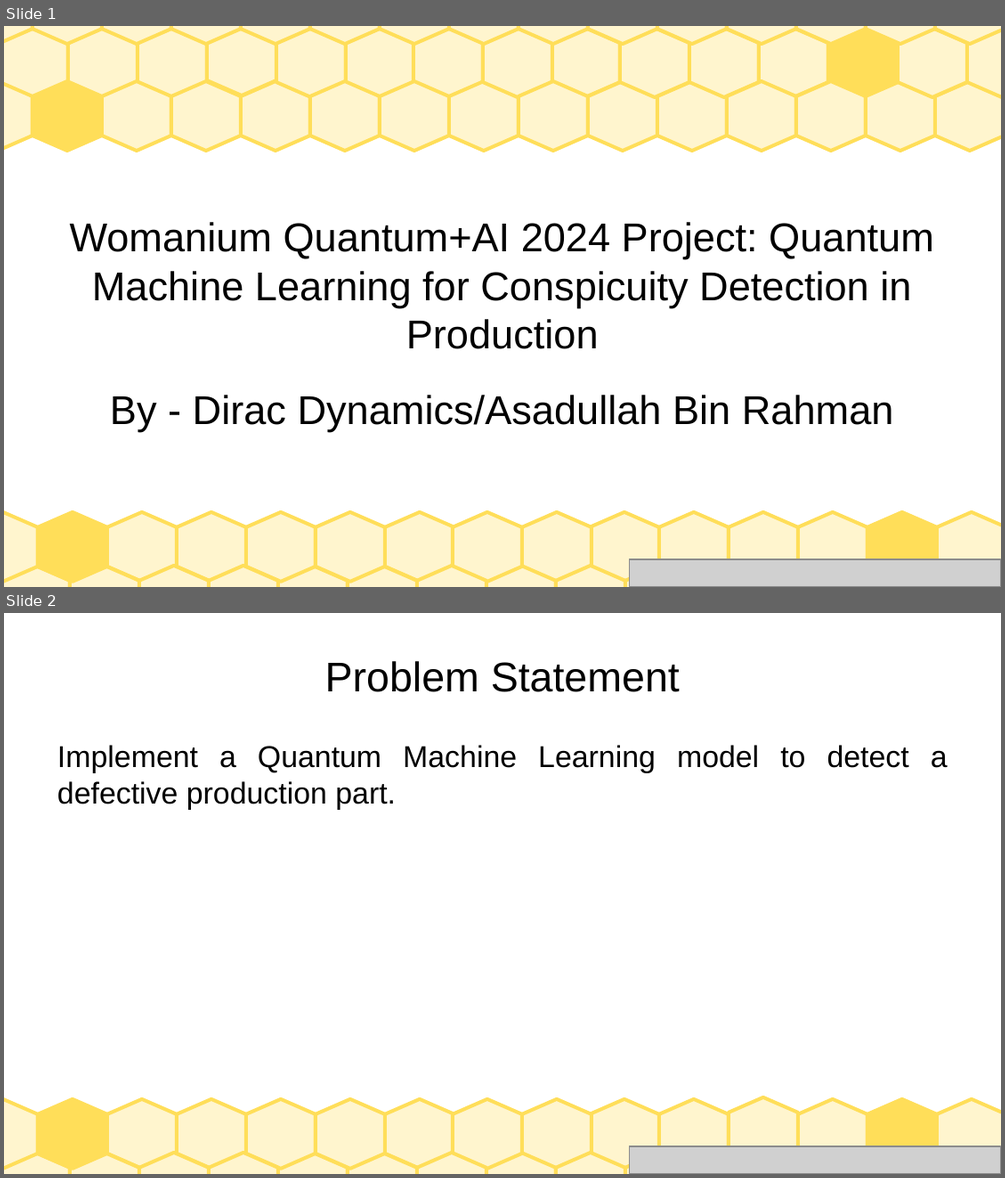
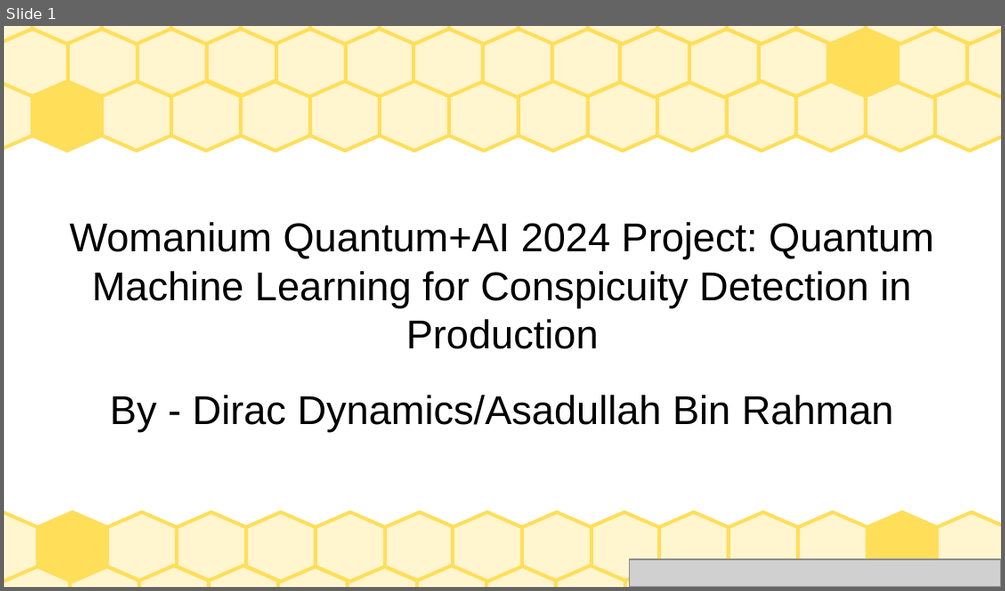
Before and after one commit to AsadullahGalib007/QML-for-Conspicuity-Detection-in-Production, a slide deck: project-presentation.odp. Shown one above the other, each under a label of ours: slides 1 and 2 before the commit, slide 1 after it. The pictures are 1005x1178 and 1005x591 pixels, drawn with LibreOffice and Linux fonts; fonts in the diff are those of the drawing; grey boxes stand for pictures. Boxes give left, top, right and bottom in pixels: in the first picture for what was removed or moved away, otherwise in the second. Text is boxed around its words. In the diff, an @@ line names an element or a change of style, - is before the commit and + after.

```diff
--- a/project-presentation.odp
+++ b/project-presentation.odp
@@ slide 2 removed at [4, 613, 1001, 1174], background #FFFFFF; not listed: 29 template elements that a slide beside it also shows @@
@@ title removed at [325, 661, 680, 692] @@
-Problem Statement
@@ text removed at [57, 745, 947, 810] @@
-Implement a Quantum Machine Learning model to detect a defective production part.
@@ freeform shape removed at [728, 1097, 798, 1167] @@
@@ picture removed at [629, 1147, 1001, 1174] @@
```
Also in this commit, not shown: 2 slides changed, 18 slides added, 6 other slides removed.
